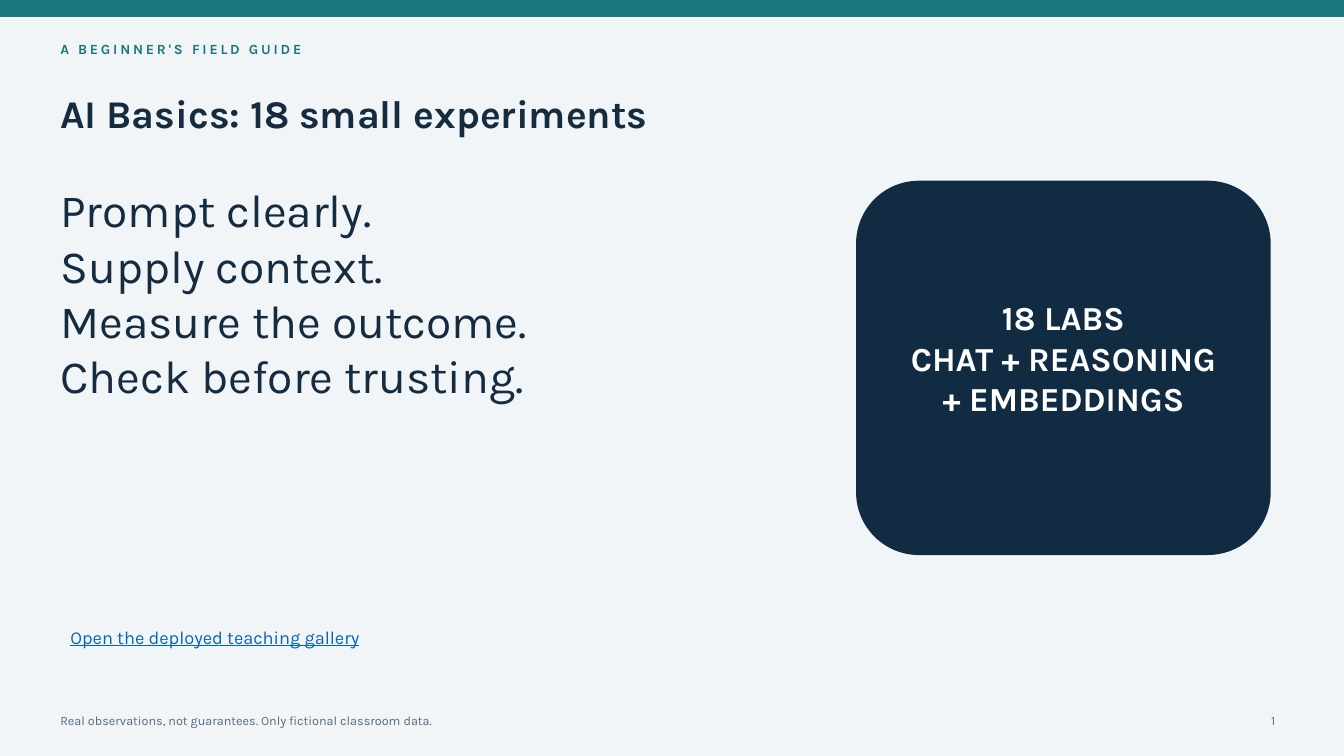
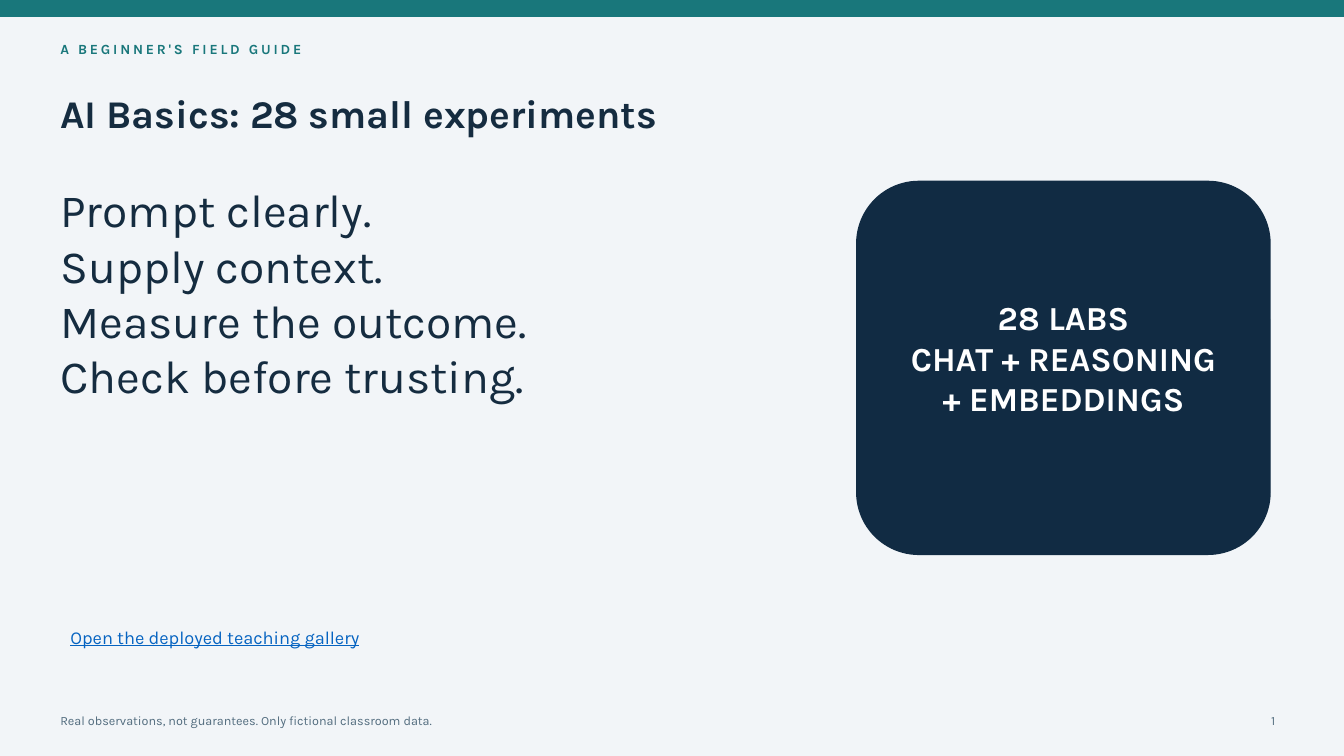
Before and after one commit to mifurm/AIBasics, a slide deck: slide 1 of deliverables/AI-Basics.pptx. Drawn at 1344x756 pixels with LibreOffice and Linux fonts; fonts in the diff are those of the drawing. Boxes give left, top, right and bottom in pixels: in the first picture for what was removed or moved away, otherwise in the second. Text is boxed around its words. In the diff, an @@ line names an element or a change of style, - is before the commit and + after.

Commit message:
adding another 9 labs

```diff
--- a/deliverables/AI-Basics.pptx
+++ b/deliverables/AI-Basics.pptx
@@ text at (60, 100, 657, 138): text changed @@
-AI Basics: 18 small experiments
+AI Basics: 28 small experiments
@@ text at (998, 307, 1129, 331): text changed @@
-18 LABS
+28 LABS
```
Also in this commit, not shown: 3 other slides changed, 10 slides added, 58 other files.
